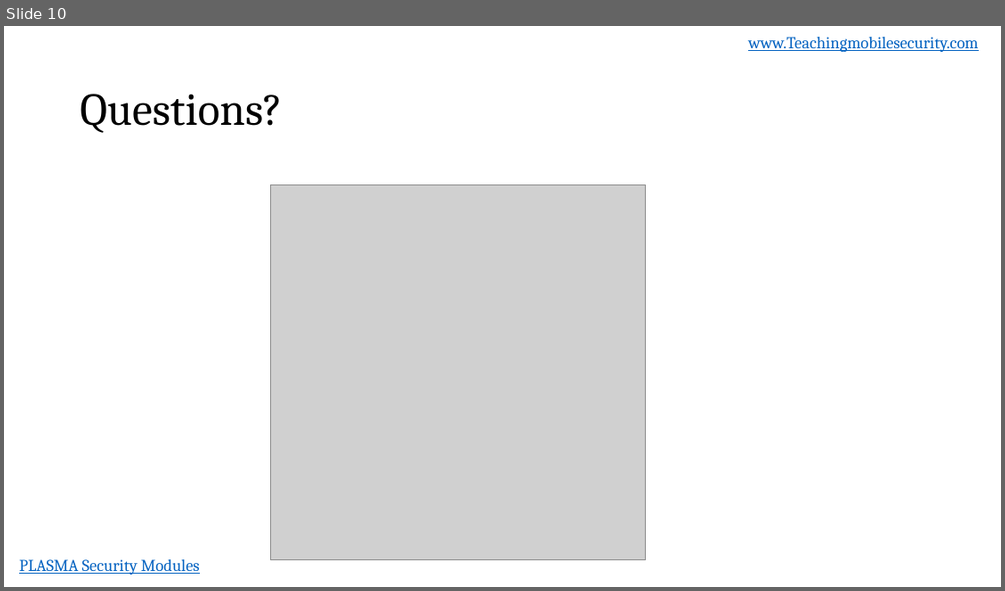
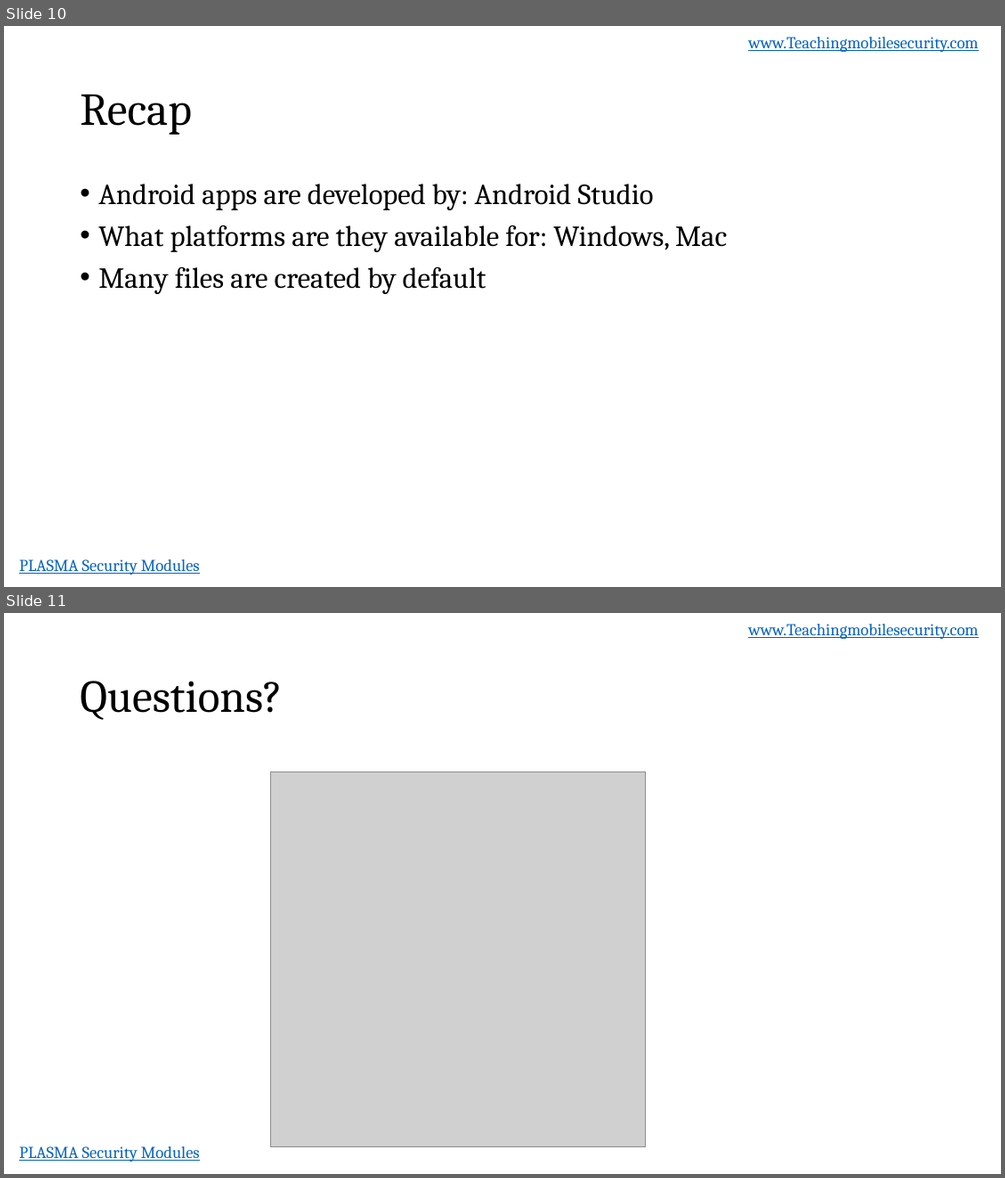
Before and after one commit to dan7800/VulnerableAndroidAppOracle, a slide deck: Vulnerabilities/AndroidIntro/AndroidIntroduction.pptx. Shown one above the other, each under a label of ours: slide 10 before the commit, slides 10 and 11 after it. The pictures are 1005x591 and 1005x1178 pixels, drawn with LibreOffice and Linux fonts; fonts in the diff are those of the drawing; grey boxes stand for pictures; background and template pictures are left out. Boxes give left, top, right and bottom in pixels: in the first picture for what was removed or moved away, otherwise in the second. Text is boxed around its words. In the diff, an @@ line names an element or a change of style, - is before the commit and + after.

```diff
--- a/Vulnerabilities/AndroidIntro/AndroidIntroduction.pptx
+++ b/Vulnerabilities/AndroidIntro/AndroidIntroduction.pptx
@@ slide 10 added at [4, 26, 1001, 587], background #FFFFFF; not listed: 2 template elements that a slide beside it also shows @@
@@ title added at [80, 94, 192, 135], 44 pt, text #000000 @@
+Recap
@@ text added at [98, 184, 727, 294], 28 pt, text #000000 @@
+• Android apps are developed by: Android Studio
+• What platforms are they available for: Windows, Mac
+• Many files are created by default
@@ what was slide 10 is now slide 11 @@
```
Also in this commit, not shown: 2 slides changed, 7 other slides added, 7 slides removed.
